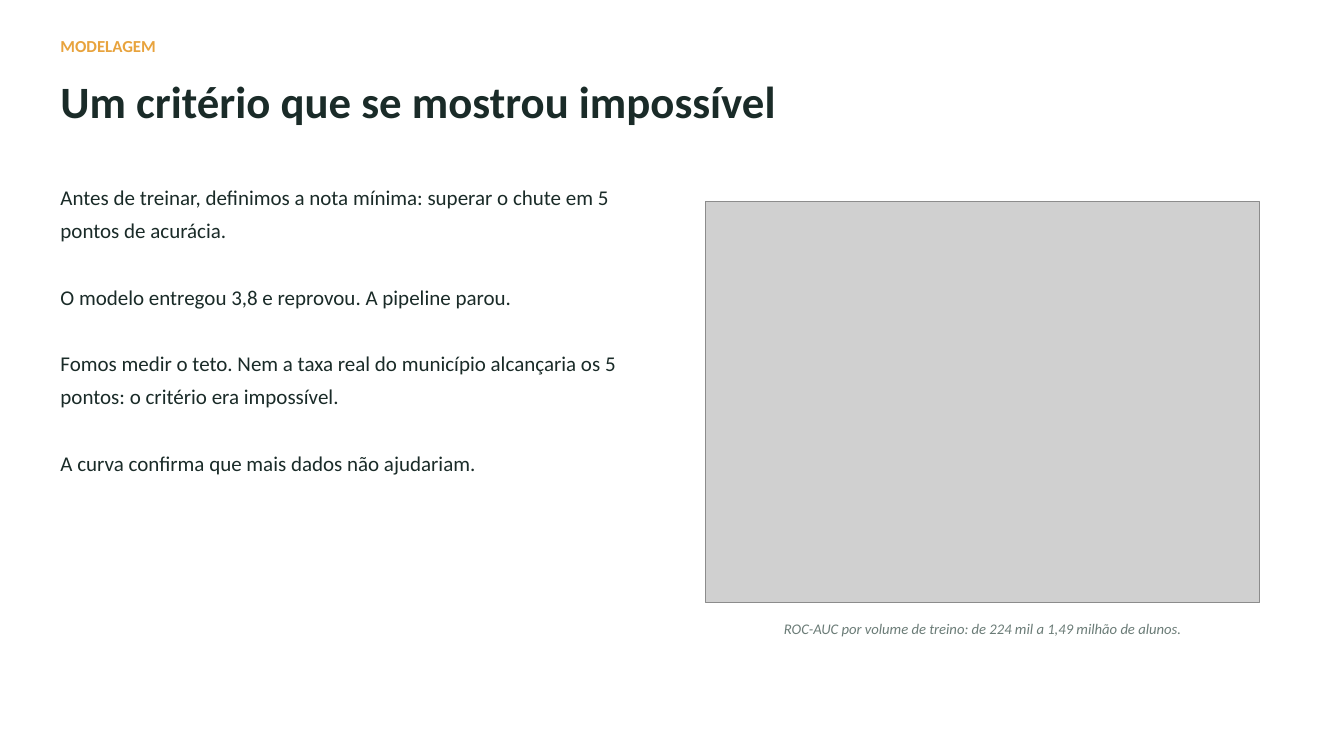
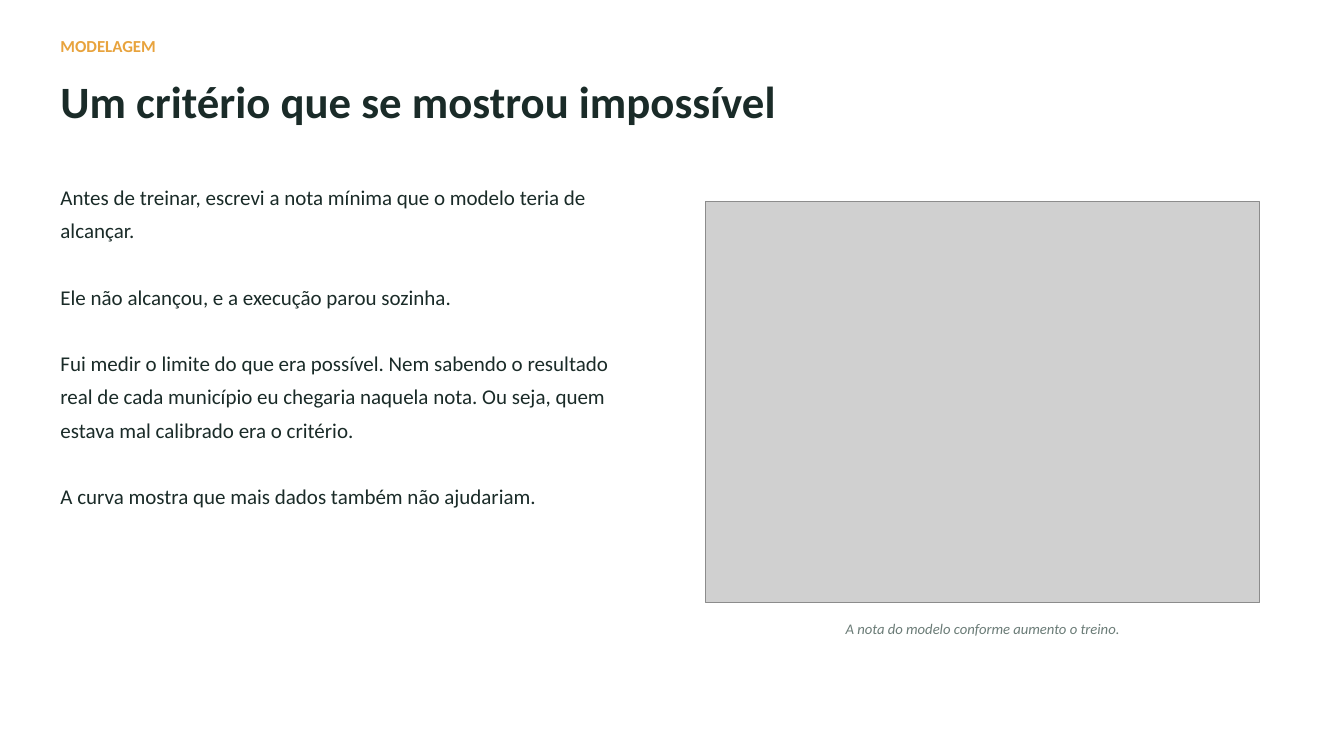
Before and after one commit to tcarvalhodiniz/tech-challenge-fase3, a slide deck: slide 6 of docs/apresentacao.pptx. Drawn at 1344x756 pixels with LibreOffice and Linux fonts; fonts in the diff are those of the drawing; grey boxes stand for pictures. Boxes give left, top, right and bottom in pixels: in the first picture for what was removed or moved away, otherwise in the second. Text is boxed around its words. In the diff, an @@ line names an element or a change of style, - is before the commit and + after.

Commit message:
Reescreve a apresentação em primeira pessoa
O texto dos slides estava quase todo impessoal ou passivo: 'um modelo que
estima', 'saem do treino', 'o agrupamento separou'. Ninguém fazia nada, as
coisas aconteciam sozinhas, e o conjunto soava automático.

Agora cada slide diz quem fez: construí, montei, comecei jogando fora, descobri,
separei, escrevi a nota mínima, fui medir o limite, agrupei. O projeto é
individual, então a voz é a primeira pessoa do singular.

O slide de escopo era o mais confuso. Explicava a necessidade de uma base nova
com o vocabulário do problema, dizendo que a camada anterior 'servia a relatório,
no grão de município'. Passa a dizer que a base da fase anterior guardava uma
linha por município e que, para prever criança por criança, era preciso uma linha
por aluno.

Saem também os termos que não significam nada para um gestor: o título do slide
sobre ausência falava em 'classe negativa', e um cartão anunciava 'tabelas Gold
novas'.

O título do slide de escopo estava passivo enquanto o corpo já estava em primeira
pessoa; passa a acompanhar.

```diff
--- a/docs/apresentacao.pptx
+++ b/docs/apresentacao.pptx
@@ text at (x1=60, y1=190, x2=608, y2=508): text changed @@
-Antes de treinar, definimos a nota mínima: superar o chute em 5 pontos de acurácia.
-O modelo entregou 3,8 e reprovou. A pipeline parou.
-Fomos medir o teto. Nem a taxa real do município alcançaria os 5 pontos: o critério era impossível.
-A curva confirma que mais dados não ajudariam.
+Antes de treinar, escrevi a nota mínima que o modelo teria de alcançar.
+Ele não alcançou, e a execução parou sozinha.
+Fui medir o limite do que era possível. Nem sabendo o resultado real de cada município eu chegaria naquela nota. Ou seja, quem estava mal calibrado era o critério.
+A curva mostra que mais dados também não ajudariam.
@@ text at (x1=846, y1=624, x2=1120, y2=636): text changed @@
-ROC-AUC por volume de treino: de 224 mil a 1,49 milhão de alunos.
+A nota do modelo conforme aumento o treino.
```
Also in this commit, not shown: 7 other slides changed.
